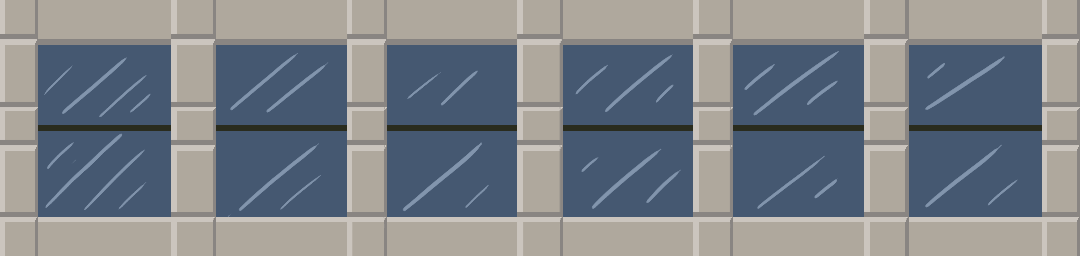
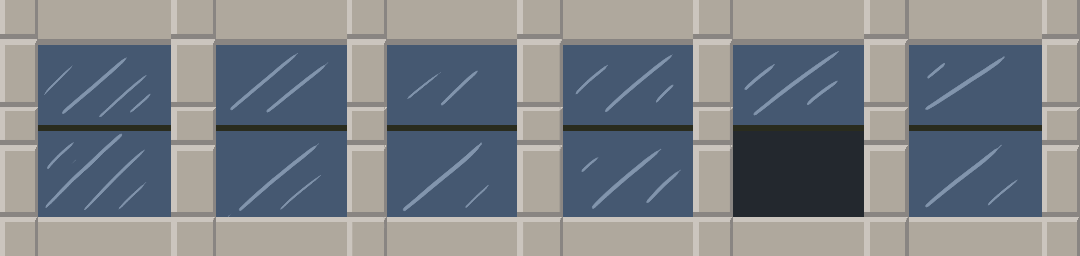
The second w=1080, h=256 image is a revision of the first. Changes to its layers:
showed "OPEN_WINDOW", painted on it over box(733, 131, 864, 217)
